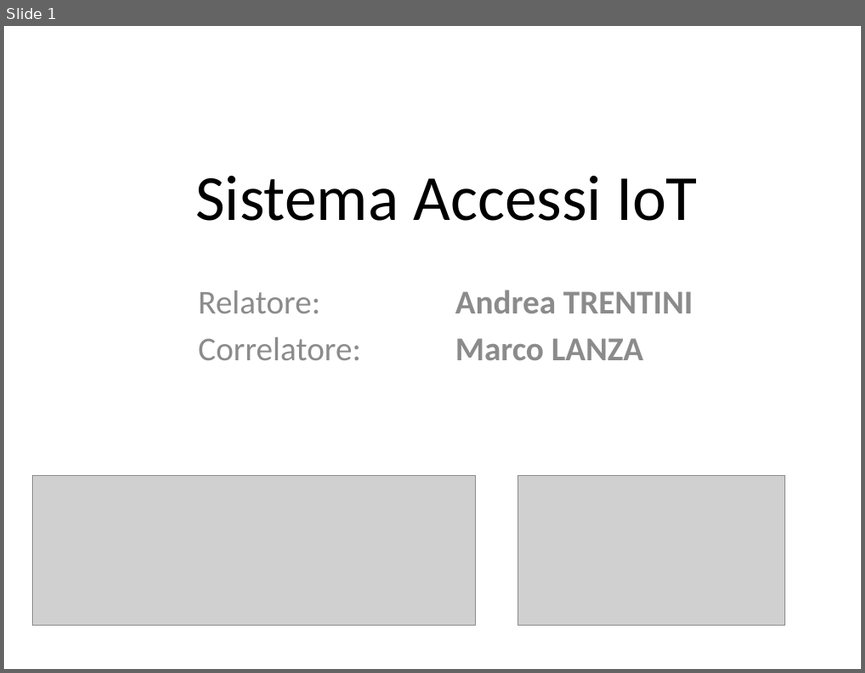
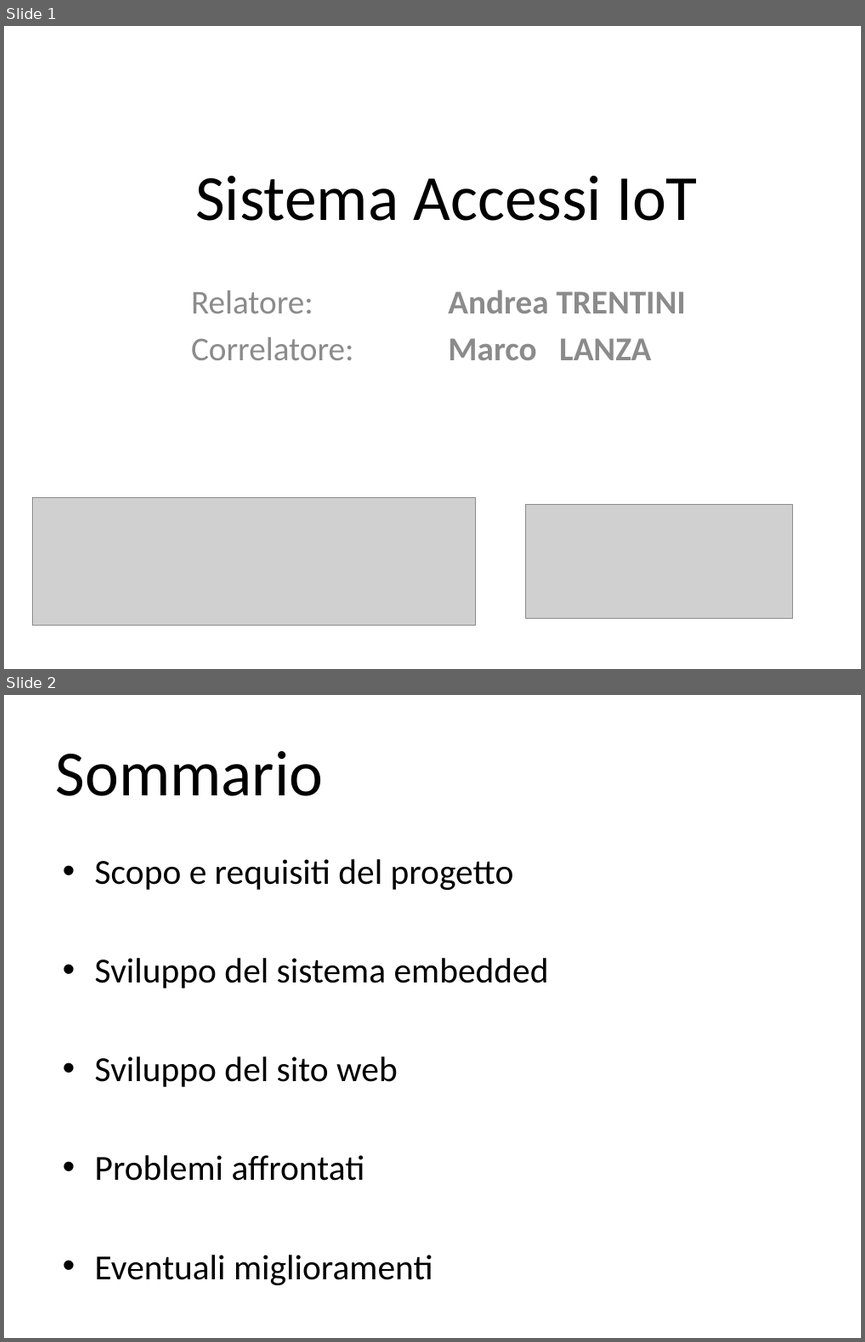
Before and after one commit to Jolsty/SimSim, a slide deck: Tesi_Sistema_Accessi_IoT_Andrei_Ciulpan_872394/presentazione/Sistema Accessi IoT.pptx. Shown one above the other, each under a label of ours: slide 1 before the commit, slides 1 and 2 after it. The pictures are 865x673 and 865x1342 pixels, drawn with LibreOffice and Linux fonts; fonts in the diff are those of the drawing; grey boxes stand for pictures. Boxes give left, top, right and bottom in pixels: in the first picture for what was removed or moved away, otherwise in the second. Text is boxed around its words. In the diff, an @@ line names an element or a change of style, - is before the commit and + after.

```diff
--- a/Tesi_Sistema_Accessi_IoT_Andrei_Ciulpan_872394/presentazione/Sistema Accessi IoT.pptx
+++ b/Tesi_Sistema_Accessi_IoT_Andrei_Ciulpan_872394/presentazione/Sistema Accessi IoT.pptx
@@ slide 2 added at box(4, 695, 861, 1338), background #FFFFFF @@
@@ title added at box(55, 751, 323, 796), 54 pt, text #000000 @@
+Sommario
@@ text added at box(95, 859, 549, 1285), 29.6 pt, text #000000 @@
+• Scopo e requisiti del progetto
+• Sviluppo del sistema embedded
+• Sviluppo del sito web
+• Problemi affrontati
+• Eventuali miglioramenti
@@ slide 1 changed as well @@
@@ subtitle "Relatore: Andrea TRENTINI": place and size @@
-subtitle "Relatore: Andrea TRENTINI" at box(198, 290, 692, 360)
+subtitle "Relatore: Andrea TRENTINI" at box(191, 290, 686, 360)
@@ picture: place and size @@
-picture at box(32, 475, 475, 625)
+picture at box(32, 497, 475, 625)
@@ picture: place and size @@
-picture at box(518, 475, 784, 625)
+picture at box(525, 504, 791, 618)
```
Also in this commit, not shown: 9 other slides added, 1 slide removed, 2 other files.
